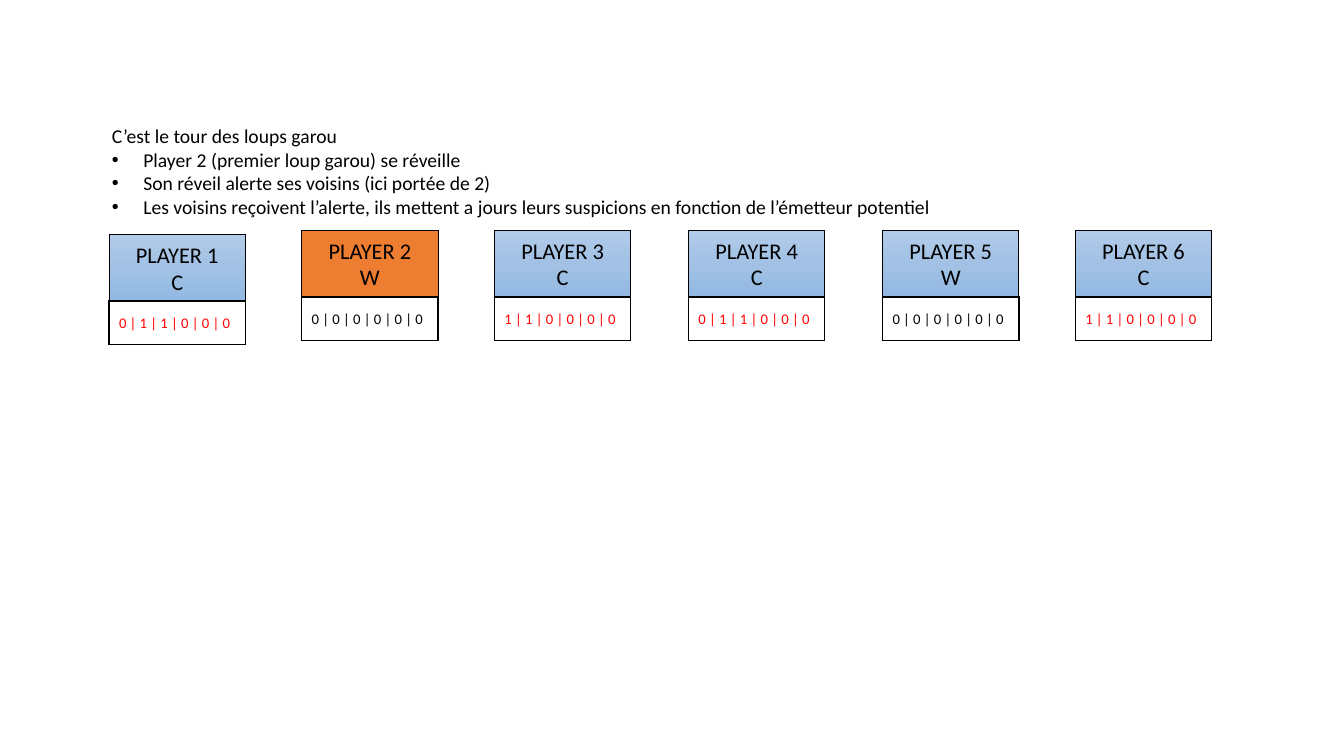
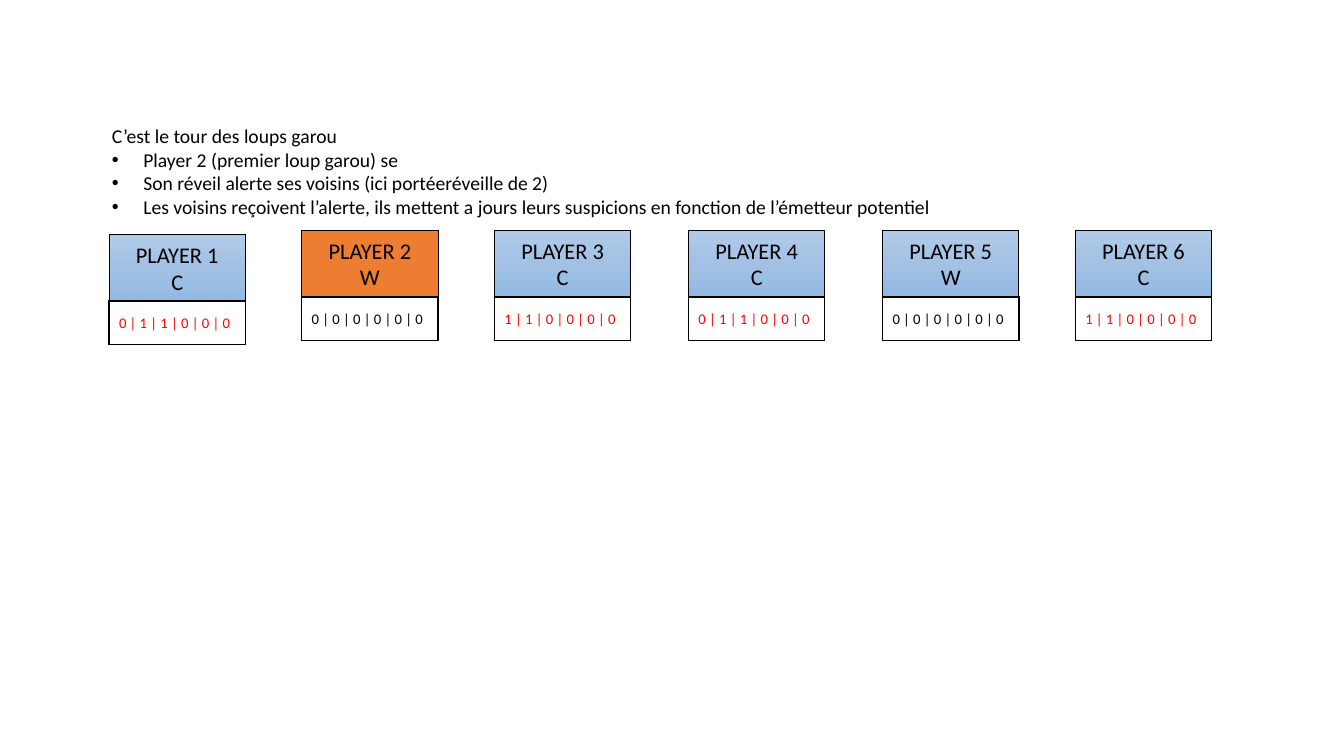
Before and after one commit to konamdav/Loup-Garou, a slide deck: slide 12 of README.pptx. Drawn at 1344x756 pixels with LibreOffice and Linux fonts; fonts in the diff are those of the drawing. Boxes give left, top, right and bottom in pixels: in the first picture for what was removed or moved away, otherwise in the second. Text is boxed around its words. In the diff, an @@ line names an element or a change of style, - is before the commit and + after.

```diff
--- a/README.pptx
+++ b/README.pptx
@@ text at <box>143,153,548,193</box>: text changed @@
-• Player 2 (premier loup garou) se réveille
-• Son réveil alerte ses voisins (ici portée de 2)
+• Player 2 (premier loup garou) se
+• Son réveil alerte ses voisins (ici portéeréveille de 2)
```
Also in this commit, not shown: 2 other slides changed, 2 other files.
